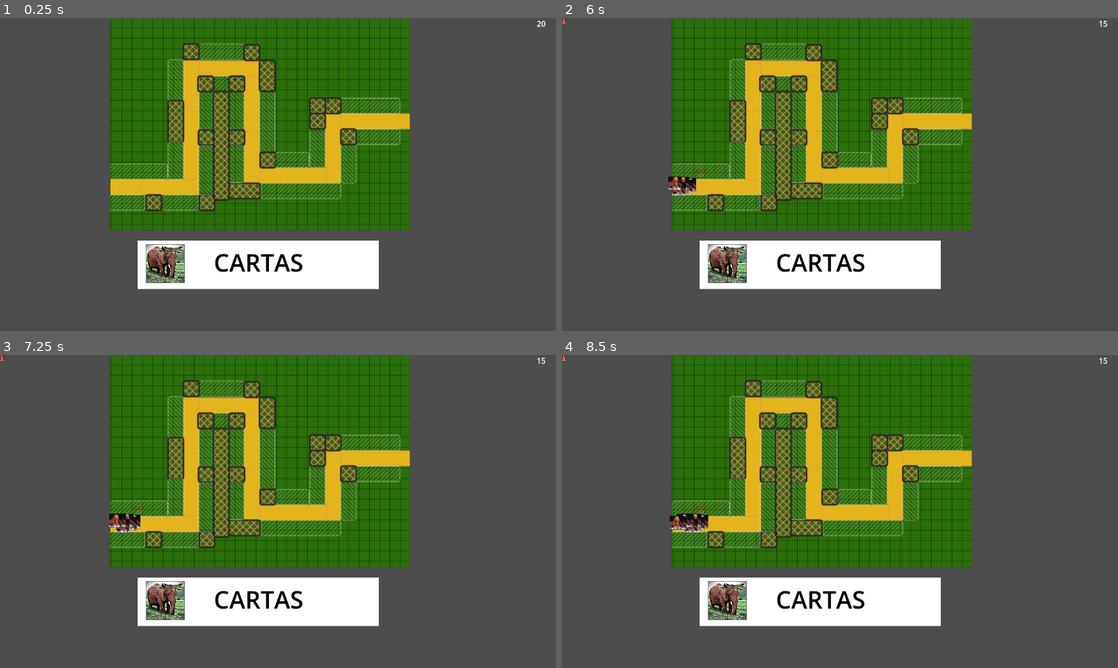
Above: before the commit, frames 1-4 (two rows, left to right).
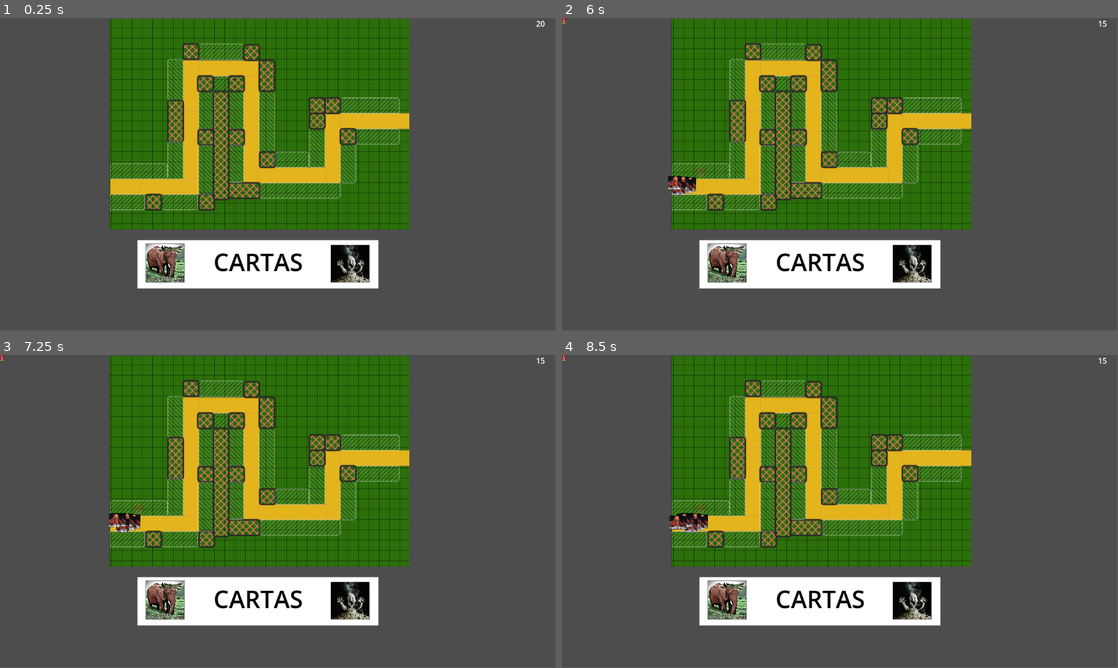
Above: after the commit, the same moments.

Repository: A3mper/PactoAbisalGame
Game: Godot game, scene res://test/cardToBoard/scenes/cardToScene.tscn
Two runs of this game, one before a commit and one after it. Both use one fixed random seed, a clock stepped at 60 frames per second and the inputs below.
Inputs (mouse positions are in pixels of both pictures, inside the frame that each line leads up to):
- Up to frame 1 (0.25 s): no input
- Up to frame 2 (6 s): click (728, 262) at 0.5 s; click (728, 262) at 1.25 s; click (728, 262) at 2 s; tap Enter at 2.75 s; move the mouse to (701, 171) at 2.77 s; tap 1 every 0.75 s from 2.85 to 5.85 s; click (701, 171) at 2.92 s; move the mouse to (728, 190) at 3.52 s; click (728, 190) at 3.67 s; move the mouse to (895, 105) at 4.27 s; click (895, 105) at 4.42 s; move the mouse to (812, 237) at 5.02 s; click (812, 237) at 5.17 s; move the mouse to (1006, 221) at 5.77 s; click (1006, 221) at 5.92 s
- Up to frame 3 (7.25 s): move the mouse to (111, 464) at 6.52 s; tap 1 at 6.6 s; click (111, 464) at 6.67 s
- Up to frame 4 (8.5 s): move the mouse to (867, 511) at 7.27 s; tap 1 at 7.35, 8.1 s; click (867, 511) at 7.42 s; tap Space at 8 s; move the mouse to (756, 433) at 8.02 s; click (756, 433) at 8.17 s
In our replay, the window is 800x450 before the commit and 799x449 after it. These sizes can differ from the game's own. Grey fills any space a smaller window leaves; there, only what the larger window draws over its background counts as a difference.

The runs differ from the first frame. In frame 1, 6.3% of the frame differs, in the area x 19-99%, y 0-87%; in frame 2, 6.4%; in frame 3, 6.4%; in frame 4, 6.4%.

Commit message:
implementado basico de boton de cambio entre radiancie y void

Diff:
--- a/project.godot
+++ b/project.godot
@@ -17,8 +17,8 @@
 
 [display]
 
-window/size/resizable=false
-window/stretch/mode="viewport"
+window/size/mode=2
+window/stretch/aspect="expand"
 
 [dotnet]
 
--- a/test/cardToBoard/scenes/cardToScene.tscn
+++ b/test/cardToBoard/scenes/cardToScene.tscn
@@ -3,6 +3,8 @@
 [ext_resource type="Texture2D" uid="uid://d3e1jjokon2lo" path="res://test/cardToBoard/assets/cacaptura_test.png" id="1_623cq"]
 [ext_resource type="Script" uid="uid://b8corabii5djq" path="res://test/cardToBoard/scripts/card_to_scene.gd" id="1_kbh1b"]
 [ext_resource type="Texture2D" uid="uid://1kuw7dtner4b" path="res://test/cardToBoard/assets/20201017_095200.jpg" id="2_ffs83"]
+[ext_resource type="Script" uid="uid://bil3nvfnxvptc" path="res://test/cardToBoard/scripts/modo_manager.gd" id="3_7ee7t"]
+[ext_resource type="Texture2D" uid="uid://jb2mdqnq3ob1" path="res://test/cardToBoard/assets/baby_ash.jpg" id="4_x12pg"]
 [ext_resource type="Script" uid="uid://q57ajpmyess3" path="res://test/cardToBoard/scripts/recuerdos_mana.gd" id="5_7ee7t"]
 [ext_resource type="Script" uid="uid://cd1wmsbvp3das" path="res://test/cardToBoard/scripts/tower_enable_zone.gd" id="5_aigdk"]
 [ext_resource type="PackedScene" uid="uid://cikc3f1bkbmt2" path="res://test/cardToBoard/scenes/CartaTempleate.tscn" id="5_nh4si"]
@@ -46,7 +48,29 @@
 [node name="CardToScene" type="Node2D" unique_id=2029263041]
 script = ExtResource("1_kbh1b")
 
-[node name="CacapturaTest" type="Sprite2D" parent="." unique_id=768531534]
+[node name="ModoManager" type="Node" parent="." unique_id=1282319505 node_paths=PackedStringArray("BotonCambiaModo", "SpriteRad", "SpriteVoid")]
+script = ExtResource("3_7ee7t")
+BotonCambiaModo = NodePath("Button")
+SpriteRad = NodePath("CacapturaTestRad")
+SpriteVoid = NodePath("CacapturaTestVoid")
+
+[node name="Button" type="Button" parent="ModoManager" unique_id=2069422328]
+z_index = 2
+offset_left = 686.0
+offset_top = 471.0
+offset_right = 1494.0
+offset_bottom = 1247.0
+scale = Vector2(0.1, 0.1)
+icon = ExtResource("4_x12pg")
+
+[node name="CacapturaTestRad" type="Sprite2D" parent="ModoManager" unique_id=768531534]
+position = Vector2(538, 221)
+rotation = 1.5707964
+texture = ExtResource("1_623cq")
+
+[node name="CacapturaTestVoid" type="Sprite2D" parent="ModoManager" unique_id=488869097]
+visible = false
+self_modulate = Color(1, 0.18039216, 1, 1)
 position = Vector2(538, 221)
 rotation = 1.5707964
 texture = ExtResource("1_623cq")
@@ -111,6 +135,7 @@
 position = Vector2(461, 240)
 curve = SubResource("Curve2D_a813w")
 
+[connection signal="pressed" from="ModoManager/Button" to="ModoManager" method="_on_button_pressed"]
 [connection signal="_on_torre_de_selected" from="Cartas/CartaTempleate" to="ZonaTorres/TowerEnableZone" method="_on_torre_de_selected"]
 [connection signal="_on_torre_selected" from="Cartas/CartaTempleate" to="ZonaTorres/TowerEnableZone" method="_on_torre_selected"]
 [connection signal="_on_torre_zone_entered" from="ZonaTorres/TowerEnableZone" to="Cartas/CartaTempleate" method="__on_torre_zone_entered"]
--- /dev/null
+++ b/test/cardToBoard/scripts/modo_manager.gd
@@ -0,0 +1,54 @@
+extends Node
+
+@export var BotonCambiaModo : Button
+@export var SpriteRad : Sprite2D
+@export var SpriteVoid : Sprite2D
+
+var IsRad : bool = true
+var transitionTween : Tween
+
+func _ready():
+	# Estado inicial visual
+	SpriteRad.show()
+	SpriteRad.modulate.a = 1.0
+
+	SpriteVoid.show() # Ambos visibles, controlamos la opacidad
+	SpriteVoid.modulate.a = 0.0
+
+func _on_button_pressed() -> void:
+	IsRad = CompuertaXOR(IsRad,true)
+
+	if IsRad:
+		modo_radiance()
+	else:
+		modo_void()
+
+func CompuertaXOR(A: bool,B : bool) -> bool:
+	#magia oscura de la electronica, no tocar
+	return (((A) and (not B)) or ((not A) and (B)))
+
+func modo_radiance():
+	Transicion(SpriteVoid,SpriteRad)
+	#SpriteRad.show()
+	#SpriteVoid.hide()
+
+func modo_void():
+	Transicion(SpriteRad,SpriteVoid)
+	#SpriteRad.hide()
+	#SpriteVoid.show()
+
+func Transicion(from: Sprite2D, to: Sprite2D) -> void:
+	# 1. Si hay una transición en curso (ej. spam de clics), la cancelamos
+	if transitionTween and transitionTween.is_running():
+		transitionTween.kill()
+
+	# 2. Creamos un Tween nuevo para esta transición
+	transitionTween = create_tween()
+
+	# 3. Hacemos que la opacidad de ambos cambie EN PARALELO al mismo tiempo
+	transitionTween.set_parallel(true)
+	transitionTween.set_trans(Tween.TRANS_CUBIC)
+	transitionTween.set_ease(Tween.EASE_OUT)
+
+	transitionTween.tween_property(from, "modulate:a", 0.0, 0.5)
+	transitionTween.tween_property(to, "modulate:a", 1.0, 0.5)
Binary file added: test/cardToBoard/assets/baby_ash.jpg
Not shown, added: test/cardToBoard/assets/baby_ash.jpg.import
Not shown, added: test/cardToBoard/scripts/modo_manager.gd.uid
